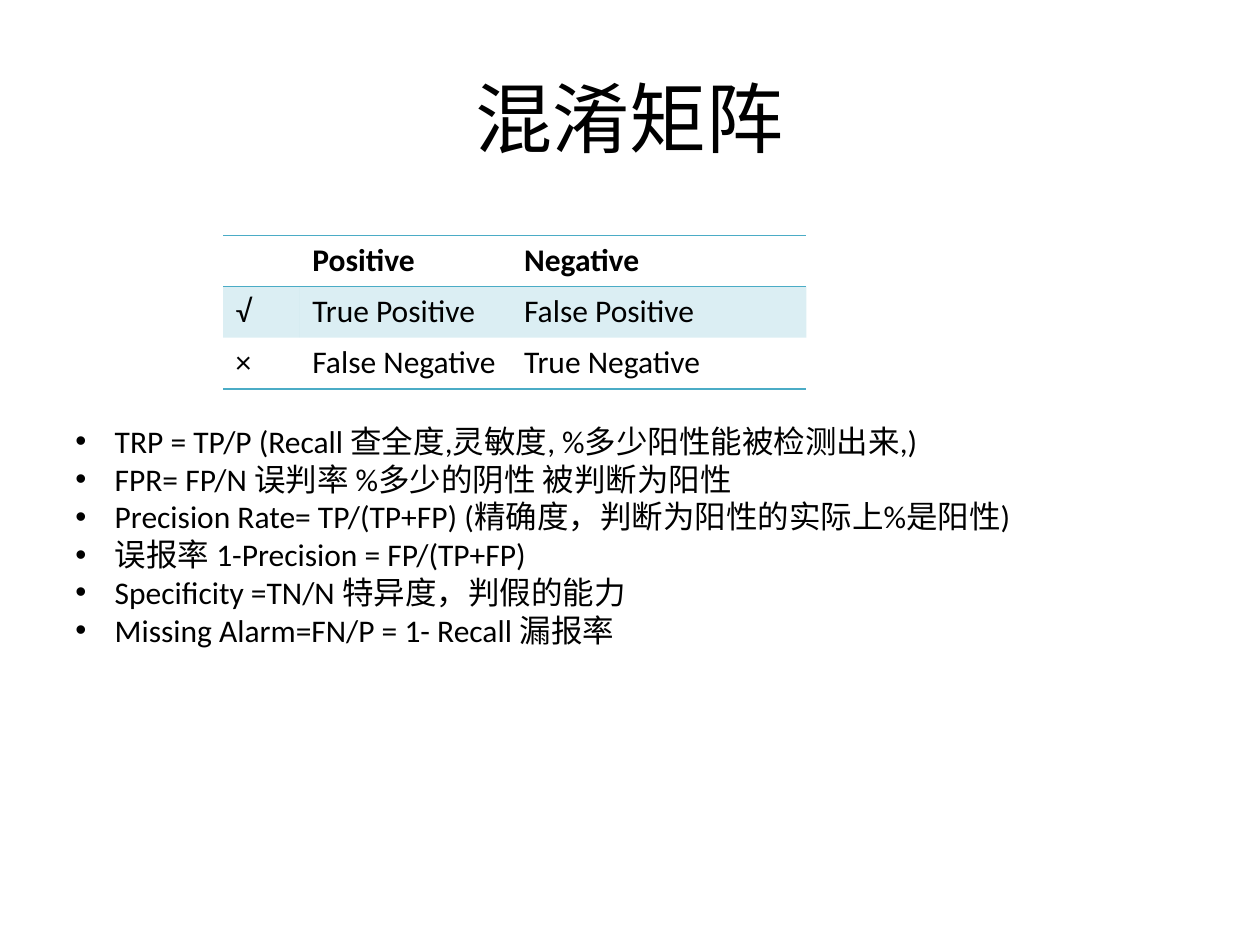
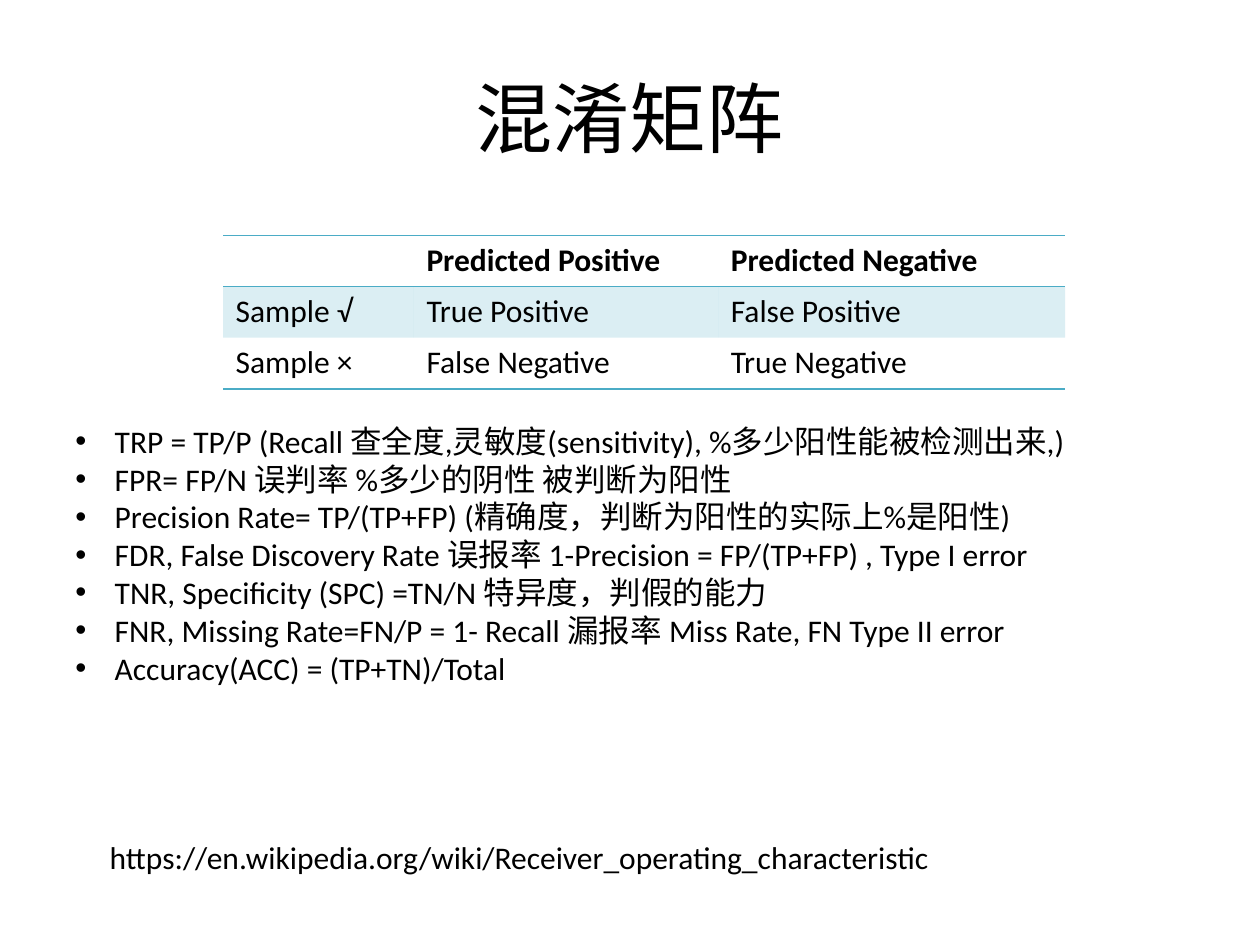
Before and after one commit to lloyd-dong/lab, a slide deck: slide 3 of roc/ROC_F1.pptx. Drawn at 1260x945 pixels with LibreOffice and Linux fonts; fonts in the diff are those of the drawing. Boxes give left, top, right and bottom in pixels: in the first picture for what was removed or moved away, otherwise in the second. Text is boxed around its words. In the diff, an @@ line names an element or a change of style, - is before the commit and + after.

Commit message:
add content for concept
TPR, FPR, Precision Recall diagram => F1

```diff
--- a/roc/ROC_F1.pptx
+++ b/roc/ROC_F1.pptx
@@ table at bbox=[223, 236, 1065, 389] @@
-row 1, column 2: Positive
+row 1, column 2: Predicted Positive
-row 1, column 3: Negative
+row 1, column 3: Predicted Negative
-row 2, column 1: √
+row 2, column 1: Sample √
-row 3, column 1: ×
+row 3, column 1: Sample ×
@@ table: place and size @@
-table at bbox=[223, 236, 806, 389]
+table at bbox=[223, 236, 1065, 389]
@@ text at bbox=[115, 426, 1064, 458]: text changed @@
-• TRP = TP/P (Recall 查全度,灵敏度, %多少阳性能被检测出来,)
+• TRP = TP/P (Recall 查全度,灵敏度(sensitivity), %多少阳性能被检测出来,)
@@ text at bbox=[115, 539, 1028, 685]: text changed @@
-• 误报率 1-Precision = FP/(TP+FP)
-• Specificity =TN/N 特异度，判假的能力
-• Missing Alarm=FN/P = 1- Recall 漏报率
+• FDR, False Discovery Rate 误报率 1-Precision = FP/(TP+FP) , Type I error
+• TNR, Specificity (SPC) =TN/N 特异度，判假的能力
+• FNR, Missing Rate=FN/P = 1- Recall 漏报率 Miss Rate, FN Type II error
+• Accuracy(ACC) = (TP+TN)/Total
@@ text added at bbox=[110, 847, 928, 875], 18 pt, text #000000 @@
+https://en.wikipedia.org/wiki/Receiver_operating_characteristic
```
Also in this commit, not shown: 2 other slides changed.
